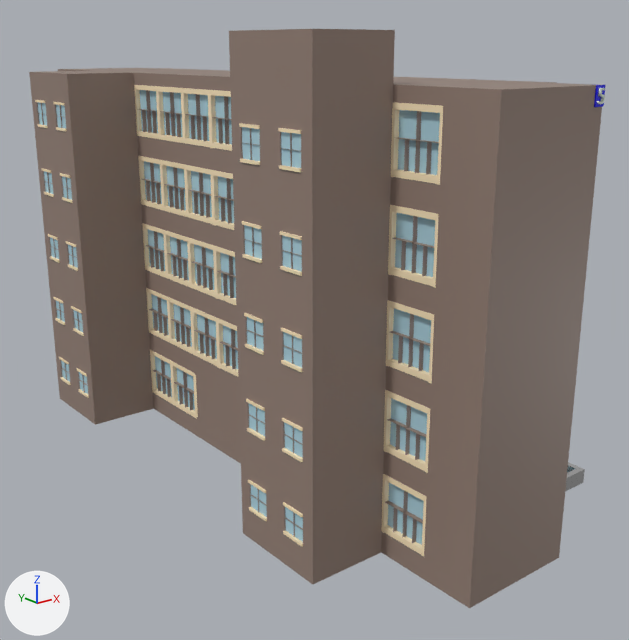
The Blender file building/blend/5building.blend as it was, and as the next commit left it.
One viewpoint serves both versions: a camera (50 mm lens) standing at (-207.0, -290.0, 165.0) and looking at (5.0, -25.0, 59.0). The lights are fixed; the arrows at lower left show +X, +Y and +Z.
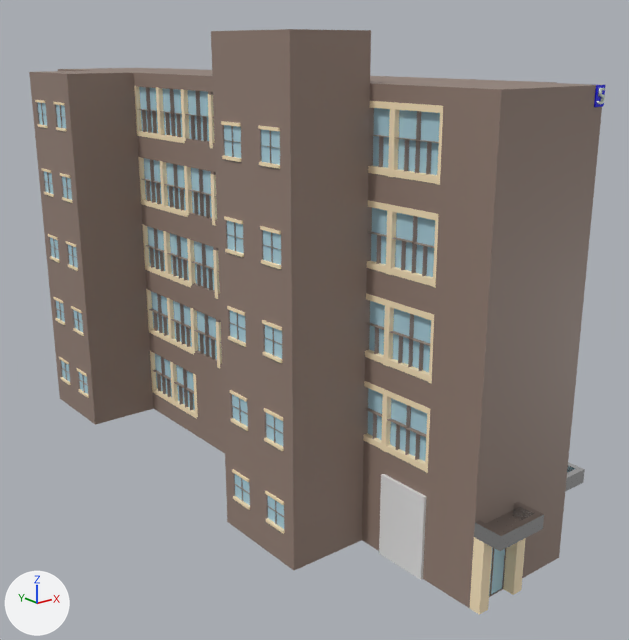
Changed parts and their boxes [x1, y1, x2, y2] in the pictures (629 x 640 px; the box of a moved part takes in the faces that stretch with it):
'Cube.007', moved
    before: [229, 29, 395, 584]
    after: [211, 29, 371, 570]
'Cube.067', reshaped
    before: [134, 85, 443, 557]
    after: [134, 86, 443, 473]
'Cube.048', moved
    before: [242, 127, 303, 542]
    after: [224, 125, 284, 529]
'Cube.051', added
    after: [379, 474, 427, 580]
'leftside-in.001', added
    after: [474, 502, 544, 551]
'Cube.060', added (beige)
    after: [470, 537, 492, 615]
'Cube.063', added
    after: [503, 538, 526, 595]
'Cube.069', added (cyan)
    after: [489, 547, 505, 595]
part 1 of me_cube_015, moved or reshaped
    before: [145, 82, 557, 579]
    after: [145, 82, 557, 551]
part 2 of me_cube_002, built on
    before: [470, 500, 545, 608]
    after: [475, 500, 545, 597]
part 3 of me_cube_058, deleted (cyan)
    before: [388, 483, 424, 545]
part 4 of me_cube_090, deleted (beige)
    before: [182, 88, 426, 557]
part 5 of me_cube_090, deleted (beige)
    before: [134, 85, 195, 376]
part 6 of me_cube_090, moved or reshaped (not visible afterwards)
    before: [383, 474, 427, 556]
part 7 of me_cube_090, deleted
    before: [191, 283, 236, 305]

The change, as a diff of the scene's bpy script:
```diff
--- a/building/blend/5building.blend.py
+++ b/building/blend/5building.blend.py
@@ me_cube_015 @@
 # used by ob_main; location = (0.0, 0.0, 77.5); scale = (25.0, 120.0, 77.5)
-me_cube_015.from_pydata(...)  # 5580 vertices, 3786 faces; spans x -1.0..1.0, y -1.0..1.0, z -1.0..1.0
+me_cube_015.from_pydata(...)  # 5586 vertices, 3788 faces; spans x -1.0..1.0, y -1.0..1.0, z -1.0..1.0
+# me_cube_015 part 1
+# 4 faces are deleted
+# 48 vertices in x -0.92, y -0.99..-0.68, z -0.87..-0.62 move by (-0.08, 0.0, 0.0)
+# 6 vertices are added at (-1.0, -1.0, -1.0), (-1.0, -1.0, -0.61), (-1.0, -0.67, -1.0), (-0.92, -1.0, -1.0), (-0.92, -1.0, -0.61), (-0.92, -0.67, -1.0)
+# 6 new faces join them
 me_cube_015.materials.append(mat_main)
@@ me_cube_002 @@
 # used by ob_sidebar_1; location = (-2.5, -130.0, 77.5); scale = (22.5, 10.0, 77.5)
-me_cube_002.from_pydata(...)  # 320 vertices, 223 faces; spans x -1.0..1.0, y -1.0..1.0, z -1.0..1.0
+me_cube_002.from_pydata(...)  # 336 vertices, 235 faces; spans x -1.0..1.0, y -1.0..1.0, z -1.0..1.0
+# me_cube_002 part 2
+# 1 face is deleted
+# 8 vertices are added at x -0.82..-0.55, y -1.0..-0.9, z -1.0..-0.7
+# 8 new vertices lie (0.26, 0.0, 0.0) away from vertices in x -0.82..-0.55, y -1.0..-0.9, z -1.0..-0.7
+# 13 new faces join them, mat_main (brown #948075)
 me_cube_002.materials.append(mat_main)
@@ me_cube_058 @@
 # used by ob_후면창문; location = (-23.2, -110.0, 18.2); scale = (0.05, 4.45, 4.7)
-me_cube_058.from_pydata(...)  # 2784 vertices, 2088 faces; spans x -1.0..1.0, y -2.0..51.4, z -1.7..27.9
+me_cube_058.from_pydata(...)  # 2704 vertices, 2028 faces; spans x -1.0..1.0, y -2.0..51.4, z -1.7..27.9
+# me_cube_058 part 3: 10 loose pieces with 80 vertices, spanning x -1.0..1.0, y -2.0..5.5, z -1.7..2.3, are deleted
 me_cube_058.materials.append(mat_windows)
@@ me_cube_090 @@
 # used by ob_cube_067; location = (-24.1, 0.0, 80.9); scale = (1.0, 0.55, 10.0)
-me_cube_090.from_pydata(...)  # 736 vertices, 552 faces; spans x -1.0..1.0, y -218.0..218.0, z -7.0..7.0
+me_cube_090.from_pydata(...)  # 616 vertices, 462 faces; spans x -1.0..1.0, y -218.0..218.0, z -7.0..7.0
+# me_cube_090 part 4: 9 loose pieces with 72 vertices, spanning x -1.0..1.0, y -218.0..36.0, z -7.0..7.0, are deleted
+# me_cube_090 part 5: 44 vertices removed from x -1.0..1.0, y 36.0..218.0, z -5.0..7.0
+# me_cube_090 part 6: 8 vertices moved from x -1.0..1.0, y -218.0, z -7.0..-5.0 to x -1.0..1.0, y -149.0, z -7.0..-5.0
+# me_cube_090 part 7: 4 vertices removed from x -1.0..1.0, y -36.0, z -1.0
 me_cube_090.materials.append(mat_gidung)
@@ ob_cube_007 @@
 ob_cube_007 = bpy.data.objects.new('Cube.007', me_cube_007)
-ob_cube_007.location = (-40.0, -80.0, 85.0)
+ob_cube_007.location = (-40.0, -70.0, 85.0)
 ob_cube_007.scale = (15.0, 20.0, 85.0)
@@ ob_cube_048 @@
 ob_cube_048 = bpy.data.objects.new('Cube.048', me_cube_062)
-ob_cube_048.location = (-54.5, -80.0, 77.5)
+ob_cube_048.location = (-54.5, -70.0, 77.5)
 ob_cube_048.scale = (0.05, 2.46, 2.46)
@@ ob_leftside_in_001 @@
+ob_leftside_in_001 = bpy.data.objects.new('leftside-in.001', me_cube_004)
+ob_leftside_in_001.location = (-15.0, -145.0, 27.5)
+ob_leftside_in_001.rotation_euler = (0.0, 0.0, 4.712)  # degrees (0, 0, 270)
+ob_leftside_in_001.scale = (5.0, 10.0, 2.5)
@@ ob_cube_069 @@
+ob_cube_069 = bpy.data.objects.new('Cube.069', me_cube_033)  # a box spanning x 0.03..2.03, y -1.0..1.0, z -1.0..1.0; a box spanning x -2.03..-0.03, y -1.0..1.0, z -1.0..1.0; in mat_windows (cyan #c0e8f6)
+ob_cube_069.location = (-15.0, -139.5, 11.5)
+ob_cube_069.scale = (2.9, 0.05, 11.4)
@@ ob_cube_063 @@
+ob_cube_063 = bpy.data.objects.new('Cube.063', me_cube_032)  # a box spanning x -1.0..1.0, y -1.0..1.0, z -1.0..1.0; in mat_gidung (beige #ffeac3)
+ob_cube_063.location = (-7.0, -142.0, 12.5)
+ob_cube_063.scale = (2.0, 2.0, 12.5)
@@ ob_cube_060 @@
+ob_cube_060 = bpy.data.objects.new('Cube.060', me_cube_031)  # a box spanning x -1.0..1.0, y -1.0..1.0, z -1.0..1.0; in mat_gidung (beige #ffeac3)
+ob_cube_060.location = (-23.0, -142.0, 12.5)
+ob_cube_060.scale = (2.0, 2.0, 12.5)
@@ ob_cube_051 @@
+ob_cube_051 = bpy.data.objects.new('Cube.051', me_cube_030)  # a box spanning x -1.0..1.0, y -1.0..1.0, z -1.0..1.0
+ob_cube_051.location = (-25.0, -110.0, 15.0)
+ob_cube_051.scale = (1.0, 10.0, 15.0)
```
